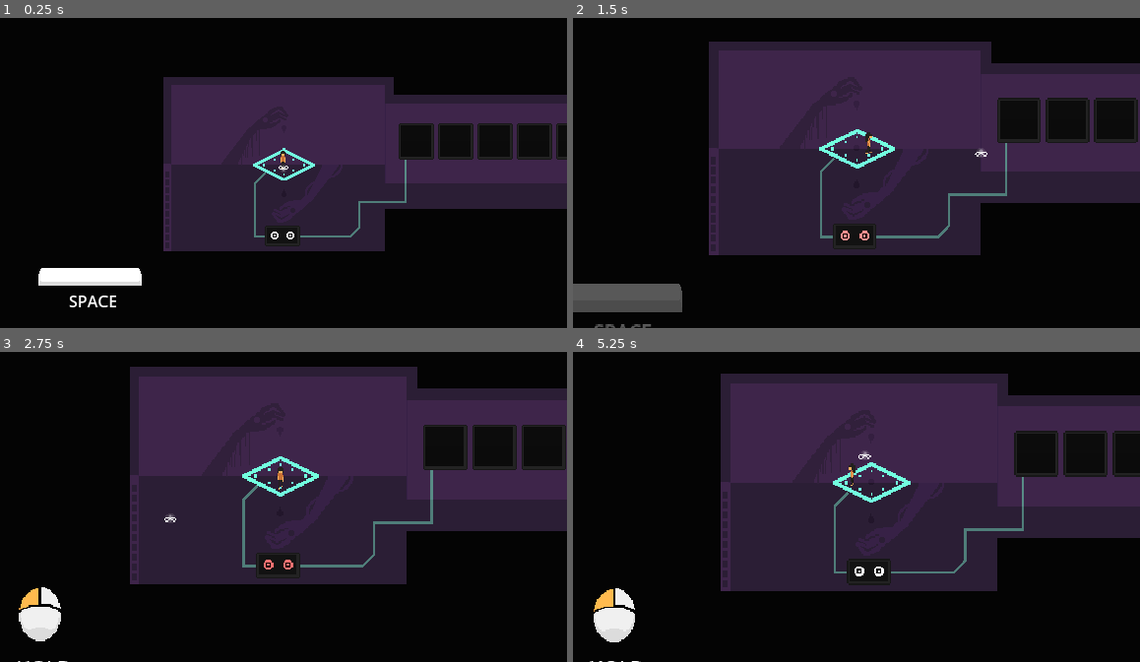
Above: before the commit, frames 1-4 (two rows, left to right).
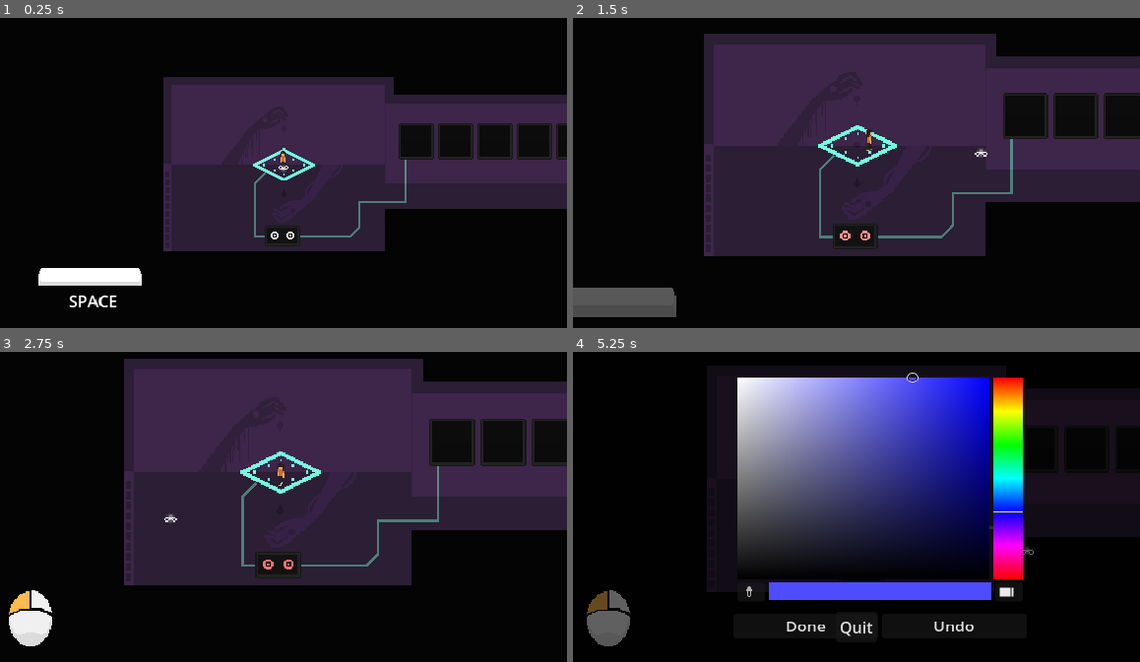
Above: after the commit, the same moments.

Repository: Lilith-In-Starlight/xau
Game: Godot game, scene res://game.tscn
The game is run twice, just before and just after one commit, with the same random seed, the same clock (stepped at 60 frames per second) and the same inputs. Sound files missing from this copy of the repository are replaced by a short silence.
Inputs (mouse positions are in pixels of both pictures, inside the frame that each line leads up to):
- Up to frame 1 (0.25 s): no input
- Up to frame 2 (1.5 s): click (845, 235) at 0.52 s; move the mouse to (981, 151) at 1.27 s; hold D (right) from 1.28 s (still down); tap Space (confirm) at 1.35 s
- Up to frame 3 (2.75 s): click (408, 485) at 1.55 s; move the mouse to (170, 519) at 2.02 s; release D (right) at 2.03 s; hold S (down) from 2.03 s (still down); click (170, 519) at 2.1 s; tap Space (confirm) at 2.3 s
- Up to frame 4 (5.25 s): move the mouse to (913, 432) at 2.77 s; release S (down) at 2.78 s; hold D (right) 2.78-3.53 s; tap Space (confirm) at 2.85, 3.8 s; click (913, 432) at 3.05 s; move the mouse to (828, 565) at 3.52 s; hold W (up) 3.53-4.28 s; click (828, 565) at 3.6 s; move the mouse to (1026, 550) at 4.27 s; hold A (left) 4.28-5 s; hold Right mouse button (noconnect) 4.28-5 s; click (1026, 550) at 4.55 s; tap Escape (pause, bound only after the commit) at 4.9 s; click (862, 454) at 5 s, where only the run after the commit has a clickable "Change Color 1"

The runs differ from the first frame. In frame 1, less than 0.1% of the frame differs, in the area x 16-21%, y 89-94%; in frame 2, 5.9%; in frame 3, 6.5%; in frame 4, 43%, in the area x 2-100%, y 6-100%.

Commit message:
Added a pause menu with accessibility options

Diff:
--- a/Camera.gd
+++ b/Camera.gd
@@ -1,7 +1,7 @@
 extends Camera2D
 
 
-var puzzle_zoom_factor := 1.25
+var puzzle_zoom_factor := 1.3
 var puzzle_zoom_speed := 0.04
 var player_camera_speed := 0.1
 
--- a/NodeRule.gd
+++ b/NodeRule.gd
@@ -16,3 +16,19 @@
 
 func check_correctness(local_node: PuzzleNode) -> bool:
 	return true
+
+
+static func get_default_color(c: COLORS) -> Color:
+	match c:
+		NodeRule.COLORS.black:
+			return Color(0, 0, 0)
+		NodeRule.COLORS.blue:
+			return Color(0.3, 0.3, 1.0)
+		NodeRule.COLORS.yellow:
+			return Color(0.9, 0.6, 0.3)
+		NodeRule.COLORS.green:
+			return Color("#59ff00")
+		NodeRule.COLORS.purple:
+			return Color("#ff7bb7")
+		_:
+			return Color("#ff00ff")
--- /dev/null
+++ b/PauseMenu.gd
@@ -0,0 +1,67 @@
+extends Control
+
+signal color_settings_changed
+
+
+@onready var BlueColorButton := $Background/ColorButtons/BlueButton
+@onready var YellowColorButton := $Background/ColorButtons/YellowButton
+@onready var GreenColorButton := $Background/ColorButtons/GreenButton
+@onready var PurpleColorButton := $Background/ColorButtons/PurpleButton
+
+@onready var BlueColorButtonIcon := $Background/ColorButtons/BlueButton/Icon
+@onready var YellowColorButtonIcon := $Background/ColorButtons/YellowButton/Icon
+@onready var GreenColorButtonIcon := $Background/ColorButtons/GreenButton/Icon
+@onready var PurpleColorButtonIcon := $Background/ColorButtons/PurpleButton/Icon
+
+@onready var ColorPickerNode := $Background/ColorPicker
+
+@onready var ColorButtons := $Background/ColorButtons
+
+var editing_color :int = -1
+
+
+func _ready():
+	BlueColorButton.pressed.connect(open_color_picker.bind(NodeRule.COLORS.blue))
+	YellowColorButton.pressed.connect(open_color_picker.bind(NodeRule.COLORS.yellow))
+	GreenColorButton.pressed.connect(open_color_picker.bind(NodeRule.COLORS.green))
+	PurpleColorButton.pressed.connect(open_color_picker.bind(NodeRule.COLORS.purple))
+
+
+func _process(delta):
+	if Input.is_action_just_pressed("pause"):
+		get_tree().paused = !get_tree().paused
+
+		if get_tree().paused:
+			Input.set_mouse_mode(Input.MOUSE_MODE_VISIBLE)
+		else:
+			Input.set_mouse_mode(Input.MOUSE_MODE_HIDDEN)
+
+	visible = get_tree().paused
+
+
+	BlueColorButtonIcon.modulate = SaveData.get_node_color(NodeRule.COLORS.blue)
+	YellowColorButtonIcon.modulate = SaveData.get_node_color(NodeRule.COLORS.yellow)
+	GreenColorButtonIcon.modulate = SaveData.get_node_color(NodeRule.COLORS.green)
+	PurpleColorButtonIcon.modulate = SaveData.get_node_color(NodeRule.COLORS.purple)
+
+
+func open_color_picker(color: NodeRule.COLORS):
+	editing_color = color
+	ColorPickerNode.visible = true
+	ColorButtons.visible = false
+	ColorPickerNode.color = SaveData.get_node_color(color)
+
+
+func _on_done_pressed():
+	SaveData.colors[str(editing_color)] = ColorPickerNode.color.to_html()
+	_on_regret_pressed()
+	SaveData.save()
+	color_settings_changed.emit()
+
+func _on_regret_pressed():
+	ColorPickerNode.visible = false
+	ColorButtons.visible = true
+
+
+func _on_quit_pressed():
+	get_tree().quit()
--- a/game.tscn
+++ b/game.tscn
@@ -12,6 +12,13 @@
 [ext_resource type="AudioStream" uid="uid://b0up3wnrcytsj" path="res://music/choir_bass_forest.wav" id="10"]
 [ext_resource type="PackedScene" uid="uid://jt5sc2xuw6dk" path="res://gui/tutorial.tscn" id="11"]
 [ext_resource type="Script" path="res://Camera.gd" id="12"]
+[ext_resource type="Script" path="res://PauseMenu.gd" id="13_hle2u"]
+[ext_resource type="Texture2D" uid="uid://4u80jrvtvorq" path="res://sprites/puzzles/node.png" id="14_vm5vt"]
+[ext_resource type="Texture2D" uid="uid://3x0uyofcyjrm" path="res://sprites/puzzles/iso_node.png" id="15_6cith"]
+[ext_resource type="Texture2D" uid="uid://0f78ohbpovfd" path="res://sprites/puzzles/iso_node_bg.png" id="16_p3dfc"]
+
+[sub_resource type="StyleBoxFlat" id="StyleBoxFlat_tk8x4"]
+bg_color = Color(0, 0, 0, 0.6)
 
 [node name="Game" type="Node2D" groups=["GameNode"]]
 script = ExtResource("1")
@@ -21,7 +28,7 @@
 position = Vector2(122, 127)
 
 [node name="Cursor" parent="." instance=ExtResource("4")]
-z_index = 100
+z_index = 200
 
 [node name="Music" type="Node" parent="." groups=["MusicHandler"]]
 script = ExtResource("7")
@@ -62,3 +69,191 @@
 
 [node name="Tutorial" parent="Camera2D" instance=ExtResource("11")]
 position = Vector2(-0.5, 9)
+
+[node name="CanvasLayer" type="CanvasLayer" parent="Camera2D"]
+
+[node name="Control" type="Control" parent="Camera2D/CanvasLayer" groups=["HUD"]]
+process_mode = 3
+z_as_relative = false
+layout_mode = 3
+anchors_preset = 15
+anchor_right = 1.0
+anchor_bottom = 1.0
+grow_horizontal = 2
+grow_vertical = 2
+script = ExtResource("13_hle2u")
+
+[node name="Background" type="Panel" parent="Camera2D/CanvasLayer/Control"]
+layout_mode = 1
+anchors_preset = 15
+anchor_right = 1.0
+anchor_bottom = 1.0
+grow_horizontal = 2
+grow_vertical = 2
+theme_override_styles/panel = SubResource("StyleBoxFlat_tk8x4")
+
+[node name="PauseLabel" type="Label" parent="Camera2D/CanvasLayer/Control/Background"]
+layout_mode = 1
+anchors_preset = 8
+anchor_left = 0.5
+anchor_top = 0.5
+anchor_right = 0.5
+anchor_bottom = 0.5
+offset_left = -35.5
+offset_top = -133.0
+offset_right = 35.5
+offset_bottom = -107.0
+grow_horizontal = 2
+grow_vertical = 2
+text = "OPTIONS"
+
+[node name="ColorPicker" type="ColorPicker" parent="Camera2D/CanvasLayer/Control/Background"]
+visible = false
+layout_mode = 1
+anchors_preset = 8
+anchor_left = 0.5
+anchor_top = 0.5
+anchor_right = 0.5
+anchor_bottom = 0.5
+offset_left = -113.0
+offset_top = -130.0
+offset_right = 161.0
+offset_bottom = 232.0
+grow_horizontal = 2
+grow_vertical = 2
+scale = Vector2(1, 0.8)
+edit_alpha = false
+can_add_swatches = false
+color_modes_visible = false
+sliders_visible = false
+hex_visible = false
+presets_visible = false
+
+[node name="Buttons" type="HBoxContainer" parent="Camera2D/CanvasLayer/Control/Background/ColorPicker"]
+layout_mode = 2
+
+[node name="DoneButton" type="Button" parent="Camera2D/CanvasLayer/Control/Background/ColorPicker/Buttons"]
+layout_mode = 2
+size_flags_horizontal = 3
+text = "Done"
+
+[node name="RegretButton" type="Button" parent="Camera2D/CanvasLayer/Control/Background/ColorPicker/Buttons"]
+layout_mode = 2
+size_flags_horizontal = 3
+text = "Undo"
+
+[node name="ColorButtons" type="VBoxContainer" parent="Camera2D/CanvasLayer/Control/Background"]
+layout_direction = 2
+layout_mode = 0
+offset_left = 227.0
+offset_top = 98.0
+offset_right = 362.0
+offset_bottom = 138.0
+alignment = 1
+
+[node name="BlueButton" type="Button" parent="Camera2D/CanvasLayer/Control/Background/ColorButtons"]
+layout_mode = 2
+text = "Change Color 1"
+icon = ExtResource("14_vm5vt")
+
+[node name="Icon" type="TextureRect" parent="Camera2D/CanvasLayer/Control/Background/ColorButtons/BlueButton"]
+layout_mode = 0
+offset_left = 4.0
+offset_top = 11.0
+offset_right = 12.0
+offset_bottom = 19.0
+texture = ExtResource("15_6cith")
+
+[node name="Button2" type="TextureRect" parent="Camera2D/CanvasLayer/Control/Background/ColorButtons/BlueButton"]
+modulate = Color(0, 0, 0, 1)
+layout_mode = 0
+offset_left = 4.0
+offset_top = 11.0
+offset_right = 12.0
+offset_bottom = 19.0
+texture = ExtResource("16_p3dfc")
+
+[node name="YellowButton" type="Button" parent="Camera2D/CanvasLayer/Control/Background/ColorButtons"]
+layout_mode = 2
+text = "Change Color 2"
+icon = ExtResource("14_vm5vt")
+
+[node name="Icon" type="TextureRect" parent="Camera2D/CanvasLayer/Control/Background/ColorButtons/YellowButton"]
+layout_mode = 0
+offset_left = 4.0
+offset_top = 11.0
+offset_right = 12.0
+offset_bottom = 19.0
+texture = ExtResource("15_6cith")
+
+[node name="Button2" type="TextureRect" parent="Camera2D/CanvasLayer/Control/Background/ColorButtons/YellowButton"]
+modulate = Color(0, 0, 0, 1)
+layout_mode = 0
+offset_left = 4.0
+offset_top = 11.0
+offset_right = 12.0
+offset_bottom = 19.0
+texture = ExtResource("16_p3dfc")
+
+[node name="GreenButton" type="Button" parent="Camera2D/CanvasLayer/Control/Background/ColorButtons"]
+layout_mode = 2
+text = "Change Color 3"
+icon = ExtResource("14_vm5vt")
+
+[node name="Icon" type="TextureRect" parent="Camera2D/CanvasLayer/Control/Background/ColorButtons/GreenButton"]
+layout_mode = 0
+offset_left = 4.0
+offset_top = 11.0
+offset_right = 12.0
+offset_bottom = 19.0
+texture = ExtResource("15_6cith")
+
+[node name="Button2" type="TextureRect" parent="Camera2D/CanvasLayer/Control/Background/ColorButtons/GreenButton"]
+modulate = Color(0, 0, 0, 1)
+layout_mode = 0
+offset_left = 4.0
+offset_top = 11.0
+offset_right = 12.0
+offset_bottom = 19.0
+texture = ExtResource("16_p3dfc")
+
+[node name="PurpleButton" type="Button" parent="Camera2D/CanvasLayer/Control/Background/ColorButtons"]
+layout_mode = 2
+text = "Change Color 4"
+icon = ExtResource("14_vm5vt")
+
+[node name="Icon" type="TextureRect" parent="Camera2D/CanvasLayer/Control/Background/ColorButtons/PurpleButton"]
+layout_mode = 0
+offset_left = 4.0
+offset_top = 11.0
+offset_right = 12.0
+offset_bottom = 19.0
+texture = ExtResource("15_6cith")
+
+[node name="Button2" type="TextureRect" parent="Camera2D/CanvasLayer/Control/Background/ColorButtons/PurpleButton"]
+modulate = Color(0, 0, 0, 1)
+layout_mode = 0
+offset_left = 4.0
+offset_top = 11.0
+offset_right = 12.0
+offset_bottom = 19.0
+texture = ExtResource("16_p3dfc")
+
+[node name="QuitButton" type="Button" parent="Camera2D/CanvasLayer/Control/Background"]
+layout_mode = 1
+anchors_preset = 7
+anchor_left = 0.5
+anchor_top = 1.0
+anchor_right = 0.5
+anchor_bottom = 1.0
+offset_left = -21.0
+offset_top = -51.0
+offset_right = 21.0
+offset_bottom = -20.0
+grow_horizontal = 2
+grow_vertical = 0
+text = "Quit"
+
+[connection signal="pressed" from="Camera2D/CanvasLayer/Control/Background/ColorPicker/Buttons/DoneButton" to="Camera2D/CanvasLayer/Control" method="_on_done_pressed"]
+[connection signal="pressed" from="Camera2D/CanvasLayer/Control/Background/ColorPicker/Buttons/RegretButton" to="Camera2D/CanvasLayer/Control" method="_on_regret_pressed"]
+[connection signal="pressed" from="Camera2D/CanvasLayer/Control/Background/QuitButton" to="Camera2D/CanvasLayer/Control" method="_on_quit_pressed"]
--- a/project.godot
+++ b/project.godot
@@ -154,6 +154,11 @@
 "events": [Object(InputEventKey,"resource_local_to_scene":false,"resource_name":"","device":0,"window_id":0,"alt_presse …(181 unchanged characters)…
 ]
 }
+pause={
+"deadzone": 0.5,
+"events": [Object(InputEventKey,"resource_local_to_scene":false,"resource_name":"","device":0,"window_id":0,"alt_pressed":false,"shift_pressed":false,"ctrl_pressed":false,"meta_pressed":false,"pressed":false,"keycode":0,"physical_keycode":4194305,"key_label":0,"unicode":0,"echo":false,"script":null)
+]
+}
 
 [layer_names]
 
--- a/puzzle_elements/puzzle_node.gd
+++ b/puzzle_elements/puzzle_node.gd
@@ -32,6 +32,8 @@
 @onready var player :CharacterBody2D = get_tree().get_first_node_in_group("Player")
 
 func _ready():
+	if not Engine.is_editor_hint():
+		get_tree().get_first_node_in_group("HUD").color_settings_changed.connect(set_node_visuals)
 	set_node_visuals()
 
 
@@ -157,20 +159,16 @@
 	raycast.target_position = Vector2.ZERO
 
 
-func get_color():
+func get_color() -> Color:
 	if node_rule == null:
 		return Color(0, 0, 0)
 	match node_rule.color:
 		NodeRule.COLORS.black:
 			return Color(0, 0, 0)
-		NodeRule.COLORS.blue:
-			return Color(0.3, 0.3, 1.0)
-		NodeRule.COLORS.yellow:
-			return Color(0.9, 0.6, 0.3)
-		NodeRule.COLORS.green:
-			return Color("#59ff00")
-		NodeRule.COLORS.purple:
-			return Color("#ff7bb7")
+		_:
+			if Engine.is_editor_hint():
+				return NodeRule.get_default_color(node_rule.color)
+			return SaveData.get_node_color(node_rule.color)
 
 
 func get_graph_shape():
--- a/save_data.gd
+++ b/save_data.gd
@@ -15,6 +15,14 @@
 ## The puzzles that have Unique Puzzle Identifiers
 var upid := {}
 var current_area := "first_nexus"
+
+var colors := {
+	str(NodeRule.COLORS.blue) : NodeRule.get_default_color(NodeRule.COLORS.blue).to_html(),
+	str(NodeRule.COLORS.yellow) : NodeRule.get_default_color(NodeRule.COLORS.yellow).to_html(),
+	str(NodeRule.COLORS.green) : NodeRule.get_default_color(NodeRule.COLORS.green).to_html(),
+	str(NodeRule.COLORS.purple) : NodeRule.get_default_color(NodeRule.COLORS.purple).to_html(),
+}
+
 
 func _ready():
 	if FileAccess.file_exists(SAVE_PATH):
@@ -42,6 +50,7 @@
 		data["version"] = "3"
 		save()
 
+	colors = get_saved_value("accessibility_colors", colors)
 
 func _input(event):
 	if Input.is_action_just_pressed("confirm"):
@@ -50,6 +59,8 @@
 
 ## Get all information from the puzzles and save the game
 func save():
+	data["accessibility_colors"] = colors
+	print(colors)
 	for i in get_tree().get_nodes_in_group("Puzzle"):
 		var isave: Dictionary = i.save()
 		if not isave.is_empty():
@@ -92,3 +103,20 @@
 		else:
 			return false
 	return true
+
+
+func get_saved_value(key: Variant, default: Variant) -> Variant:
+	if key == "accessibility_colors":
+		print(key, ": ", data[key])
+	if data.has(key):
+		return data[key]
+	return default
+
+
+func get_node_color(key: NodeRule.COLORS) -> Color:
+	if colors.has(str(key)):
+		if colors[str(key)] is String and colors[str(key)].is_valid_html_color():
+			return Color(colors[str(key)])
+		elif colors[str(key)] is Color:
+			return colors[str(key)]
+	return NodeRule.get_default_color(key)
Not shown: 1 places in game.tscn that only renumber resources
